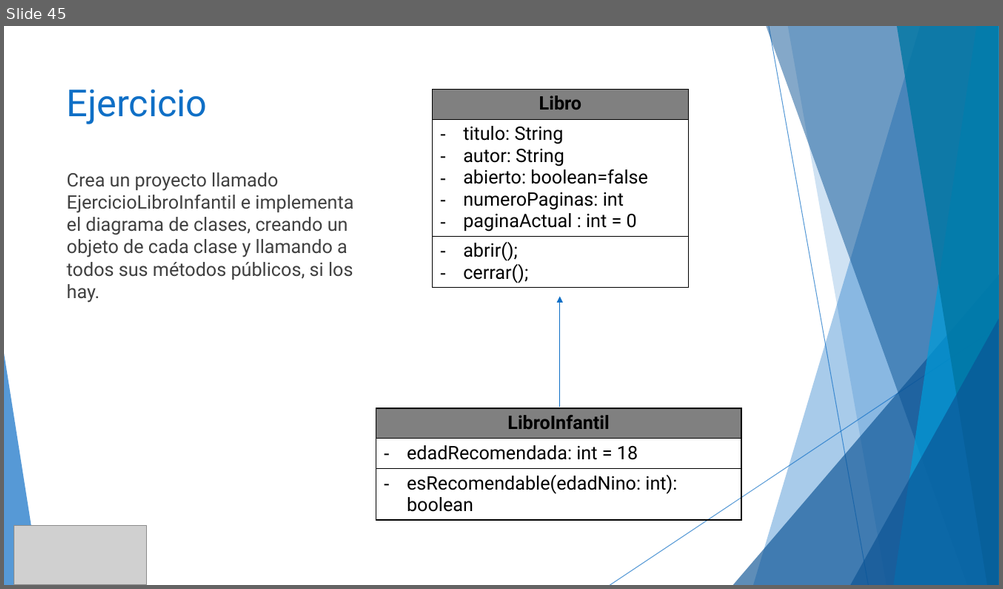
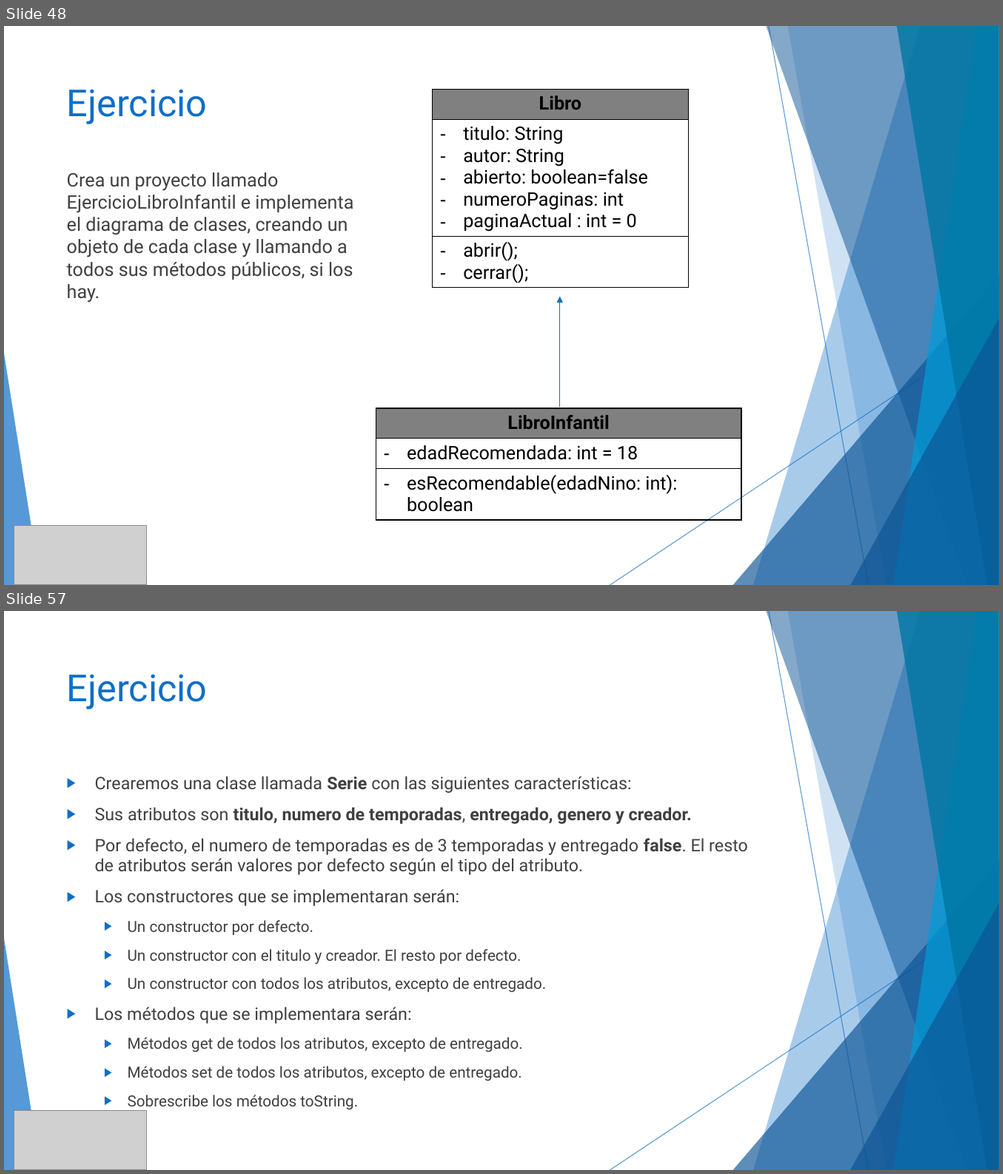
Before and after one commit to MChuil/Java, a slide deck: JAVA.pptx. Shown one above the other, each under a label of ours: slide 45 before the commit, slides 48 and 57 after it; the slides between them are not shown. The pictures are 1003x589 and 1003x1174 pixels, drawn with LibreOffice and Linux fonts; fonts in the diff are those of the drawing; grey boxes stand for pictures. Boxes give left, top, right and bottom in pixels: in the first picture for what was removed or moved away, otherwise in the second. Text is boxed around its words. In the diff, an @@ line names an element or a change of style, - is before the commit and + after.

```diff
--- a/JAVA.pptx
+++ b/JAVA.pptx
@@ slide 57 added at [4, 611, 999, 1170], background #FFFFFF; not listed: 10 template elements that a slide beside it also shows @@
@@ title added at [67, 674, 208, 709], 36 pt, text #0F6FC6 @@
+Ejercicio
@@ text added at [95, 776, 748, 1111], 16.6 pt, text #404040 @@
+▶ Crearemos una clase llamada Serie con las siguientes características:
+▶ Sus atributos son titulo, numero de temporadas, entregado, genero y creador.
+▶ Por defecto, el numero de temporadas es de 3 temporadas y entregado false. El resto de atributos serán valores por defecto según el tipo del atributo.
+▶ Los constructores que se implementaran serán:
+  ▶ Un constructor por defecto.
+  ▶ Un constructor con el titulo y creador. El resto por defecto.
+  ▶ Un constructor con todos los atributos, excepto de entregado.
+▶ Los métodos que se implementara serán:
+  ▶ Métodos get de todos los atributos, excepto de entregado.
+  ▶ Métodos set de todos los atributos, excepto de entregado.
+  ▶ Sobrescribe los métodos toString.
@@ picture added at [14, 1111, 147, 1170] @@
@@ what was slide 45 is now slide 48 @@
```
Also in this commit, not shown: 1 slide changed, 14 other slides added, 49 other files.
